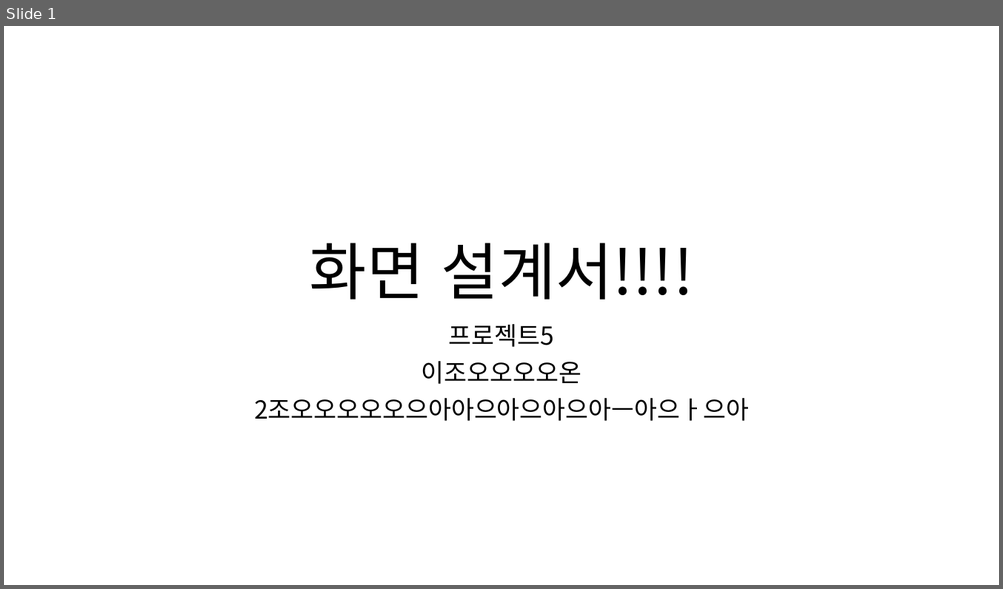
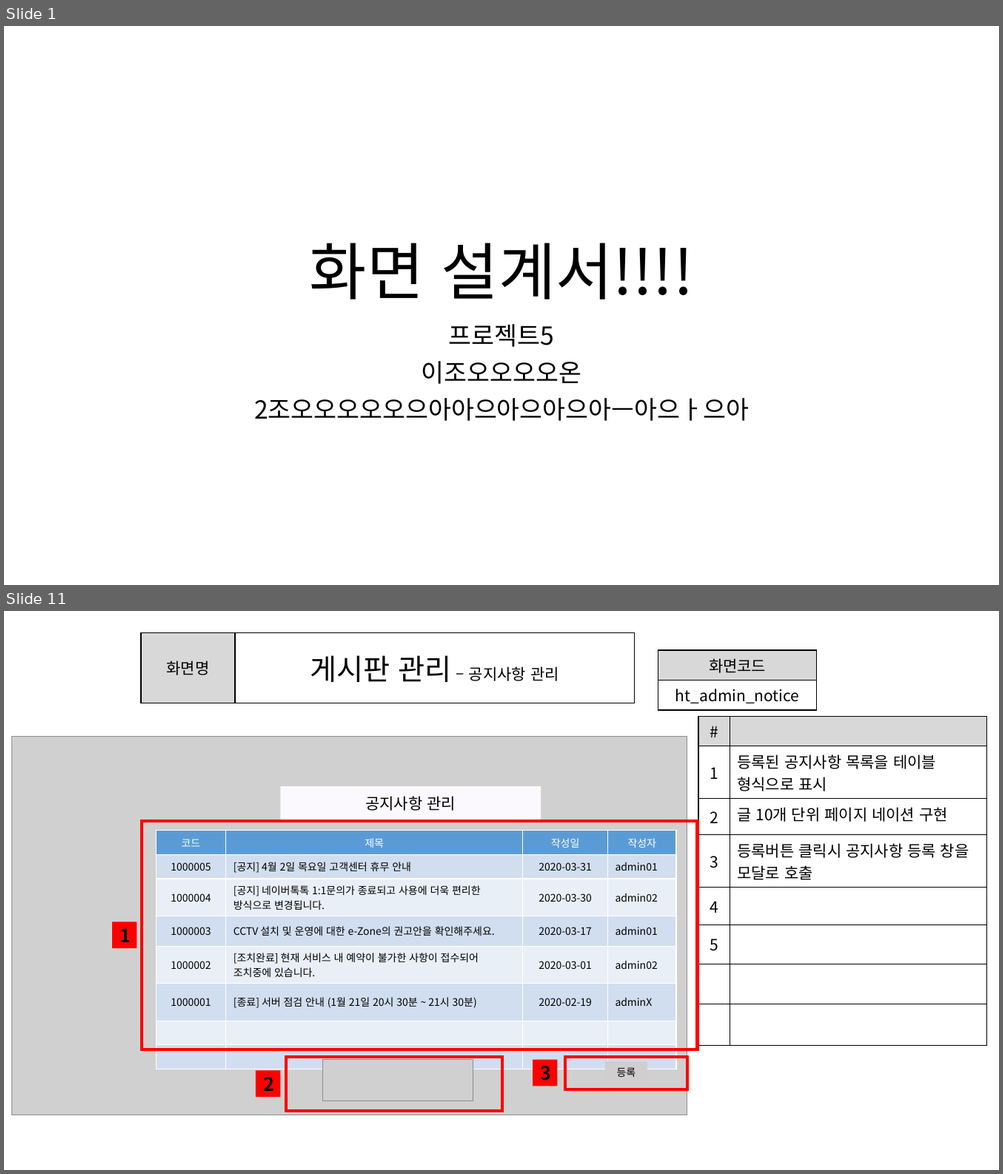
Before and after one commit to ezenteam2/e-Zone, a slide deck: 0 발표용 파워포인트/0403 1차발표/0403 project05 - 파워포인트 - 현태.pptx. Shown one above the other, each under a label of ours: slide 1 before the commit, slides 1 and 11 after it; the slides between them are not shown. The pictures are 1003x589 and 1003x1174 pixels, drawn with LibreOffice and Linux fonts; fonts in the diff are those of the drawing; grey boxes stand for pictures. Boxes give left, top, right and bottom in pixels: in the first picture for what was removed or moved away, otherwise in the second. Text is boxed around its words. In the diff, an @@ line names an element or a change of style, - is before the commit and + after.

```diff
--- a/0 발표용 파워포인트/0403 1차발표/0403 project05 - 파워포인트 - 현태.pptx
+++ b/0 발표용 파워포인트/0403 1차발표/0403 project05 - 파워포인트 - 현태.pptx
@@ slide 11 added at bbox=[4, 611, 999, 1170], background #FFFFFF @@
@@ table added at bbox=[142, 632, 634, 703], 1 rows, 2 columns @@
+화면명 | 게시판 관리 – 공지사항 관리
@@ table added at bbox=[658, 650, 817, 706], 2 rows, 1 columns @@
+화면코드
+ht_admin_notice
@@ table added at bbox=[699, 716, 987, 1027], 8 rows, 2 columns @@
+# | 
+1 | 등록된 공지사항 목록을 테이블 형식으로 표시
+2 | 글 10개 단위 페이지 네이션 구현
+3 | 등록버튼 클릭시 공지사항 등록 창을 모달로 호출
+4 | 
+5 | 
+ | 
+ | 
@@ picture added at bbox=[11, 736, 687, 1116] @@
@@ rectangle added at bbox=[280, 786, 540, 820], fill #FBF9FD, 15 pt, text #000000 @@
+공지사항 관리
@@ rectangle added at bbox=[142, 820, 697, 1049], outline #FF0000 3 pt @@
@@ table added at bbox=[156, 830, 677, 1046], 8 rows, 4 columns @@
+코드 | 제목 | 작성일 | 작성자
+1000005 | [공지] 4월 2일 목요일 고객센터 휴무 안내 | 2020-03-31 | admin01
+1000004 | [공지] 네이버톡톡 1:1문의가 종료되고 사용에 더욱 편리한 방식으로 변경됩니다. | 2020-03-30 | admin02
+1000003 | CCTV 설치 및 운영에 대한 e-Zone의 권고안을 확인해주세요. | 2020-03-17 | admin01
+1000002 | [조치완료] 현재 서비스 내 예약이 불가한 사항이 접수되어 조치중에 있습니다. | 2020-03-01 | admin02
+1000001 | [종료] 서버 점검 안내 (1월 21일 20시 30분 ~ 21시 30분) | 2020-02-19 | adminX
+ |  |  | 
+ |  |  | 
@@ rectangle added at bbox=[112, 922, 136, 948], fill #FF0000, 18 pt, text #000000, bold @@
+1
@@ rectangle added at bbox=[256, 1071, 280, 1097], fill #FF0000, 18 pt, text #000000, bold @@
+2
@@ rectangle added at bbox=[286, 1057, 503, 1112], outline #FF0000 3 pt @@
@@ picture added at bbox=[323, 1060, 472, 1101] @@
@@ rectangle added at bbox=[532, 1060, 557, 1086], fill #FF0000, 18 pt, text #000000, bold @@
+3
@@ rectangle added at bbox=[565, 1057, 688, 1090], outline #FF0000 3 pt @@
@@ rectangle added at bbox=[606, 1062, 647, 1084], fill #D0CECE, 10 pt, text #000000 @@
+등록
```
Also in this commit, not shown: 19 other slides added, 1 other file.
